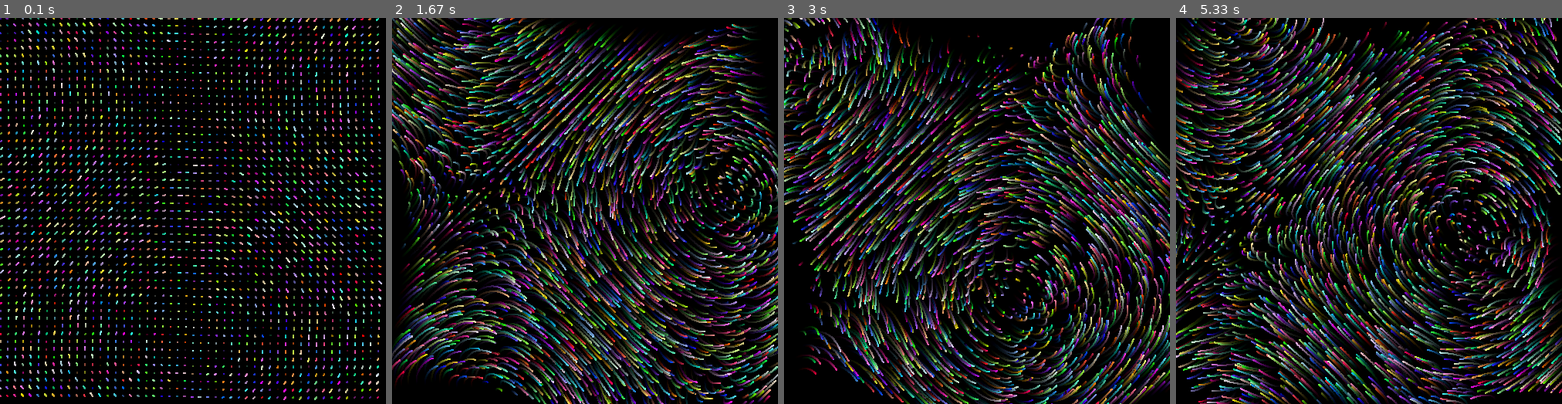
Above: before the commit, frames 1-4 (left to right).
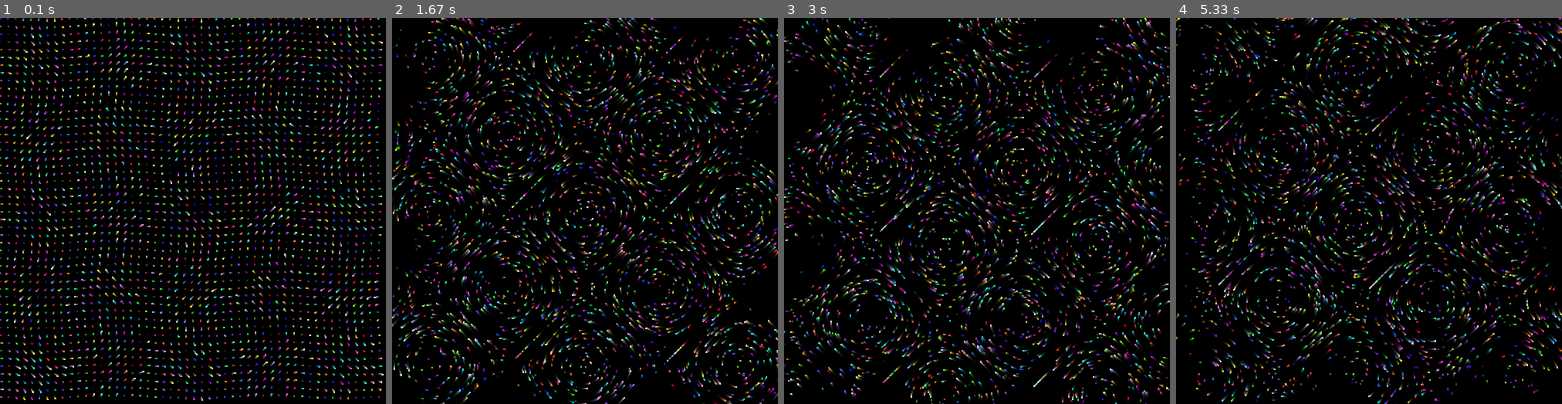
Above: after the commit, the same moments.

Repository: not-ETHICAL-HACKER/Python-Projects
Game: pygame game, started from main/sim/misc/flow_field_v2.py
Two runs of this game, one before a commit and one after it. Both use one fixed random seed, a clock stepped at 60 frames per second and the inputs below.
Inputs:
- Up to frame 1 (0.1 s): no input
- Up to frame 2 (1.67 s): no input
- Up to frame 3 (3 s): no input
- Up to frame 4 (5.33 s): tap Enter at 3.33 s

The runs differ from the first frame. In frame 1, 16% of the frame differs, in the area x 0-100%, y 0-100%; in frame 2, 45%; in frame 3, 43%; in frame 4, 45%.

Commit message:
Precompute color averages; use fade_const
Introduce fade_const for alpha and replace hardcoded values. Precompute per-particle average color (c_avg_arr) and recompute on window resize to avoid repeated sum() calls. Update particle displacement to use cosine with a pi scaling for a different flow effect; old formulas left commented for reference. Minor refactor and whitespace cleanup.

Co-authored-by: Copilot <223556219+Copilot@users.noreply.github.com>

Diff:
--- a/main/sim/misc/flow_field_v2.py
+++ b/main/sim/misc/flow_field_v2.py
@@ -12,7 +12,8 @@
 screen = pygame.display.set_mode((W,H), pygame.RESIZABLE)
 pygame.display.set_caption("My Simulation")
 fade = pygame.Surface((W, H), pygame.SRCALPHA)
-fade.fill((0, 0, 0, 10))   # Last number = alpha (0-255)
+fade_const = 50
+fade.fill((0, 0, 0, fade_const))   # Last number = alpha (0-255)
 """ #! smaller alpha val make the trails longer
 fade.fill((0,0,0,3))    # Very long trails
 fade.fill((0,0,0,10))   # Medium trails
@@ -32,6 +33,7 @@
 size = 2
 k = 100
 colors = [(random.randint(0,255),random.randint(0,255),random.randint(0,255)) for _ in range(N)]
+c_avg_arr = [sum(c)/3 for c in colors]
 func_k = list(funcs.keys())
 funcs_arrs = [random.choice(func_k) for _ in range(N)]
 while running:
@@ -44,27 +46,30 @@
             screen = pygame.display.set_mode((W, H), pygame.RESIZABLE)
 
             fade = pygame.Surface((W, H), pygame.SRCALPHA)
-            fade.fill((0, 0, 0, 10))
+            fade.fill((0, 0, 0, fade_const))
             pos_arr = [
                 (x,y) for x in range(0,W,step) for y in range(0,H,step)
             ]
             N = len(pos_arr)
             funcs_arrs = [random.choice(func_k) for _ in range(N)]
             colors = [(random.randint(0,255),random.randint(0,255),random.randint(0,255)) for _ in range(N)]
+            c_avg_arr = [sum(c)/3 for c in colors]
     for i,pos in enumerate(pos_arr):
         x,y = pos
         t = pygame.time.get_ticks() / 1000 #! remove time dependency for more stable flow field
         mx = x - W/2
         my = H/2 - y
-        c_avg = sum(colors[i])/3
+        c_avg = c_avg_arr[i]
 
         # x += funcs[funcs_arrs[i]](my/k + t)
         # y += funcs[funcs_arrs[i]](mx/k + t)
 
-        # x += math.atan2((my), (k) + t)
-        # y += math.atan2((mx),k + t)
-        x += math.cos((my)/(k) + t) * (c_avg/255)
-        y += math.sin((mx)/(k) + t) * (c_avg/255)
+        # x += (math.atan2((my), (k) + t) + math.cos((my)/(k) + t)) * (c_avg/255)
+        # y += (math.atan2((mx),k + t) + math.sin((mx)/(k) + t)) * (c_avg/255)
+        # x += math.cos((my)/(k) + t) * (c_avg/255)
+        # y += math.cos((mx)/(k) + t) * (c_avg/255)
+        x += math.cos((my)/(k)*math.pi + t) * (c_avg/255)
+        y += math.cos((mx)/(k)*math.pi + t) * (c_avg/255)
 
         # x = max(0,min(x,W))
         # y = max(0,min(y,H))
